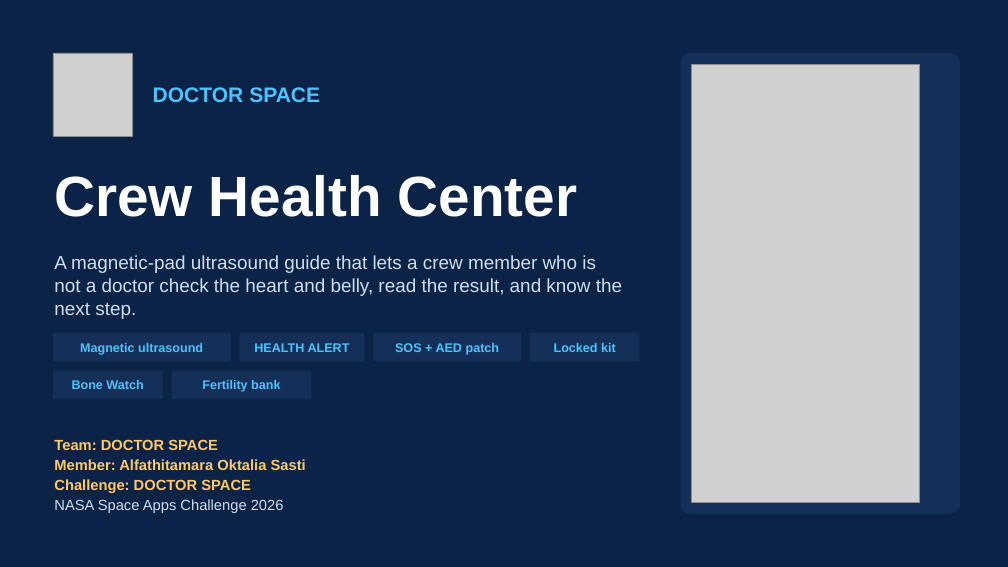
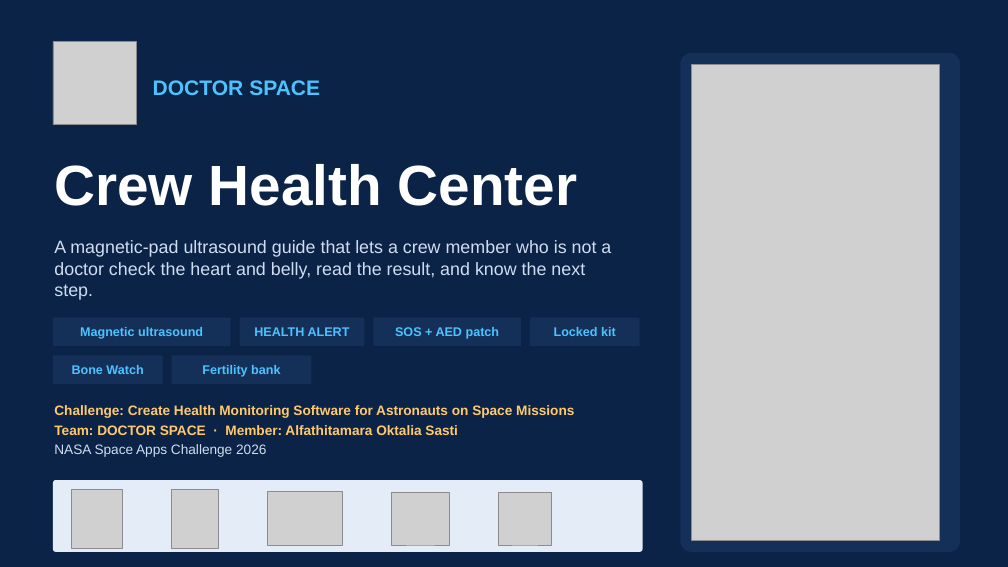
Before and after one commit to alfathitamara/Doctor-Space, a slide deck: slide 1 of deck/Doctor_Space_NASA_SpaceApps_2026.pptx. Drawn at 1008x567 pixels with LibreOffice and Linux fonts; fonts in the diff are those of the drawing; grey boxes stand for pictures. Boxes give left, top, right and bottom in pixels: in the first picture for what was removed or moved away, otherwise in the second. Text is boxed around its words. In the diff, an @@ line names an element or a change of style, - is before the commit and + after.

```diff
--- a/deck/Doctor_Space_NASA_SpaceApps_2026.pptx
+++ b/deck/Doctor_Space_NASA_SpaceApps_2026.pptx
@@ picture: place and size @@
-picture at (53,53,132,136)
+picture at (53,42,136,125)
@@ text "DOCTOR SPACE": place and size @@
-text "DOCTOR SPACE" at (153,87,320,102)
+text "DOCTOR SPACE" at (153,80,320,95)
@@ rounded rectangle: place and size @@
-rounded rectangle at (681,53,960,514)
+rounded rectangle at (681,53,960,552)
@@ picture: place and size @@
-picture at (692,64,920,503)
+picture at (692,64,940,541)
@@ text "Crew Health Center": place and size @@
-text "Crew Health Center" at (54,175,578,217)
+text "Crew Health Center" at (54,164,578,206)
@@ text "A magnetic-pad ultrasound guide that ..." at (54,240,611,300): size 18 to 17 pt @@
@@ 6 rounded rectangles, 1 text: place and size @@
-6 rounded rectangles, 1 text at (53,255,640,399)
+6 rounded rectangles, 1 text at (53,240,640,384)
@@ text "Challenge: Create Health Monitoring Software ...": place and size @@
-text "Challenge: Create Health Monitoring Software ..." at (54,439,306,513)
+text "Challenge: Create Health Monitoring Software ..." at (54,405,574,457)
@@ text at (54,405,574,435): text changed; size 14 to 13 pt @@
-Team: DOCTOR SPACE
-Member: Alfathitamara Oktalia Sasti
-Challenge: DOCTOR SPACE
+Challenge: Create Health Monitoring Software for Astronauts on Space Missions
+Team: DOCTOR SPACE · Member: Alfathitamara Oktalia Sasti
@@ text at (54,444,266,457): size 14 to 13 pt in "NASA Space Apps Challenge 2026"; more space between paragraphs @@
@@ rounded rectangle added at (53,480,643,552), fill #E3ECF7 @@
@@ picture added at (72,489,123,548) @@
@@ picture added at (172,489,219,548) @@
@@ picture added at (268,492,343,546) @@
@@ picture added at (392,492,449,545) @@
@@ picture added at (499,492,552,545) @@
```
Also in this commit, not shown: 6 other slides changed, 2 other files.
